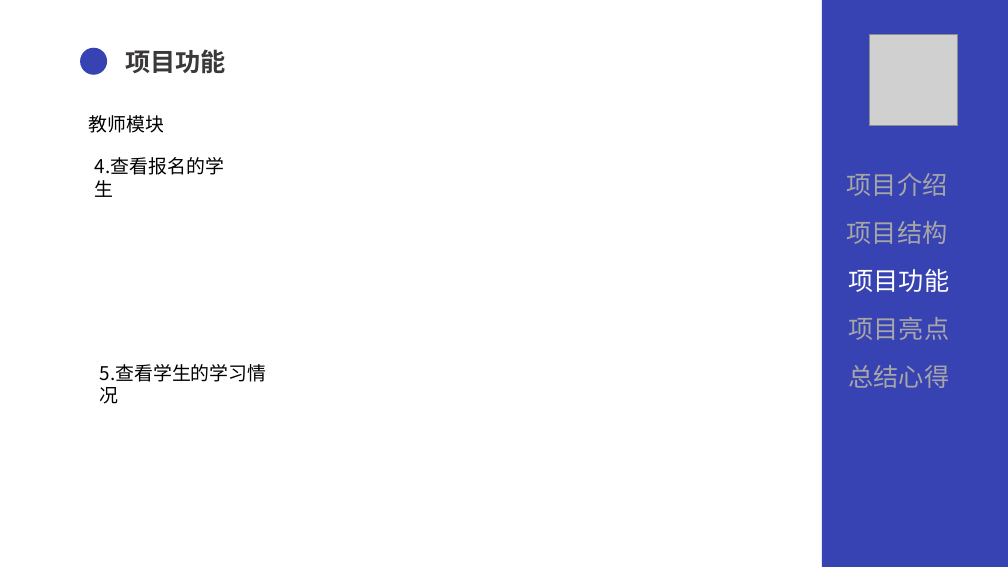
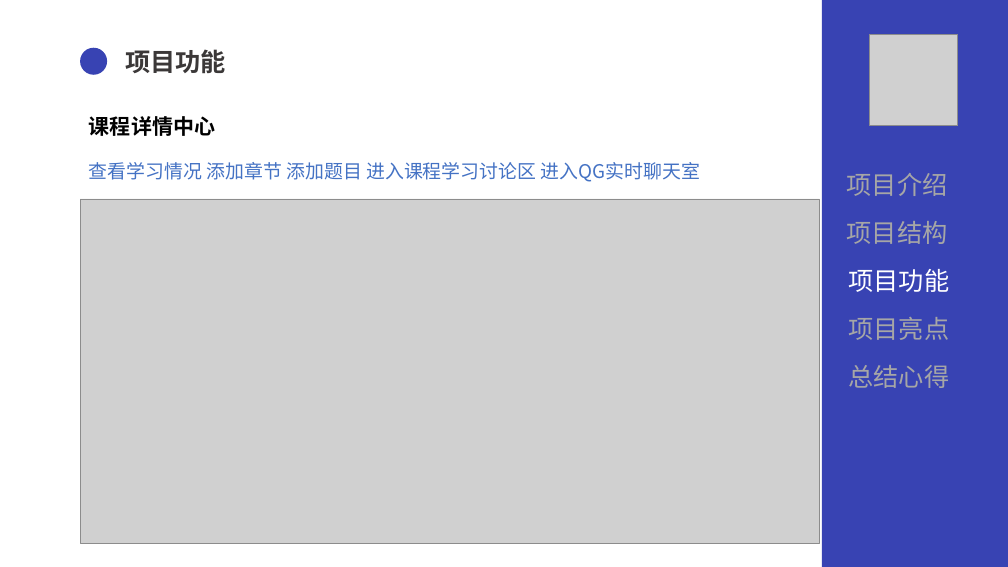
Before and after one commit to SUYYYUS/QGfinal, a slide deck: slide 10 of 文档/QG汇报陈术裕.pptx (slide 11 before the commit). Drawn at 1008x567 pixels with LibreOffice and Linux fonts; fonts in the diff are those of the drawing; grey boxes stand for pictures. Boxes give left, top, right and bottom in pixels: in the first picture for what was removed or moved away, otherwise in the second. Text is boxed around its words. In the diff, an @@ line names an element or a change of style, - is before the commit and + after.

```diff
--- a/文档/QG汇报陈术裕.pptx
+++ b/文档/QG汇报陈术裕.pptx
@@ text at [89,116,215,136]: text changed; size 18 to 20 pt; bold on @@
-教师模块
+课程详情中心
@@ text added at [89,162,700,182], 18 pt, text #4472C4 @@
+查看学习情况 添加章节 添加题目 进入课程学习讨论区 进入QG实时聊天室
@@ text removed at [95,157,224,197] @@
-4.查看报名的学生
@@ picture added at [80,199,820,543] @@
@@ text removed at [100,364,267,382] @@
-5.查看学生的学习情况
```
Also in this commit, not shown: 23 other slides changed, 1 slide added, 2 slides removed, 1 other file.
